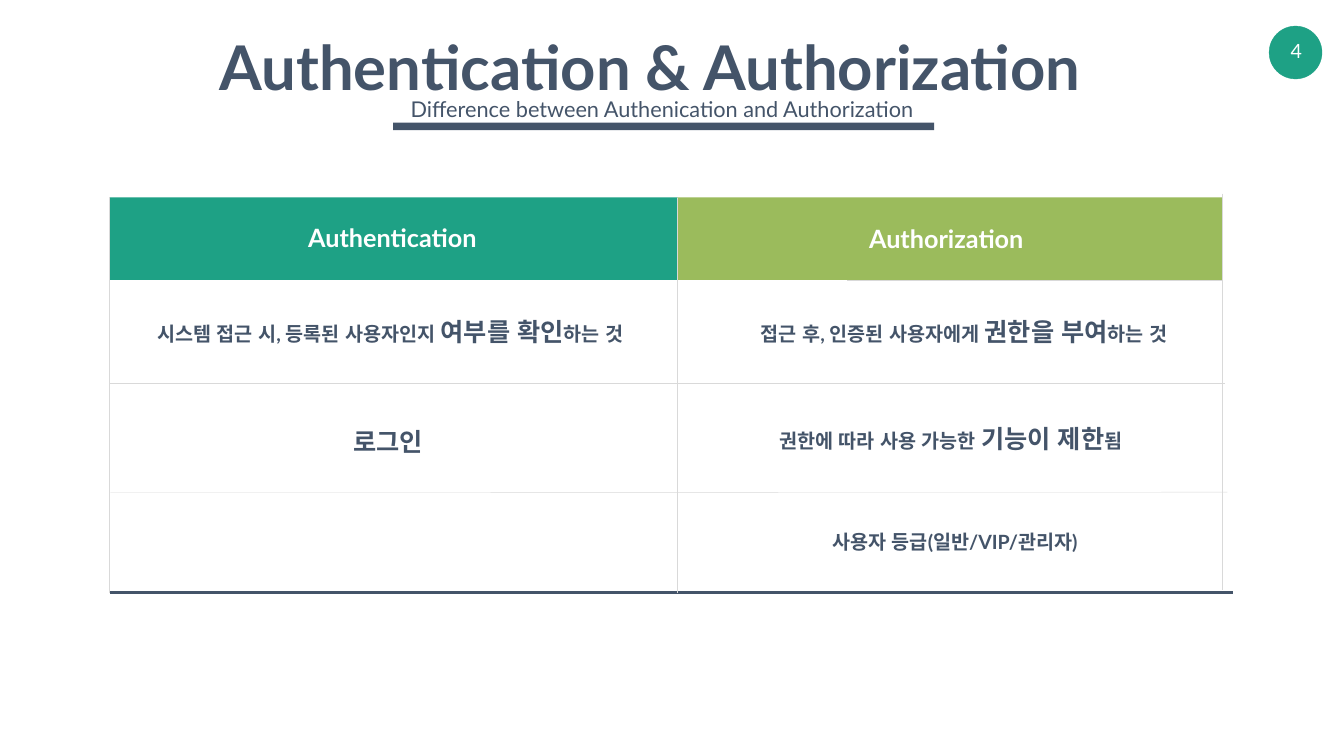
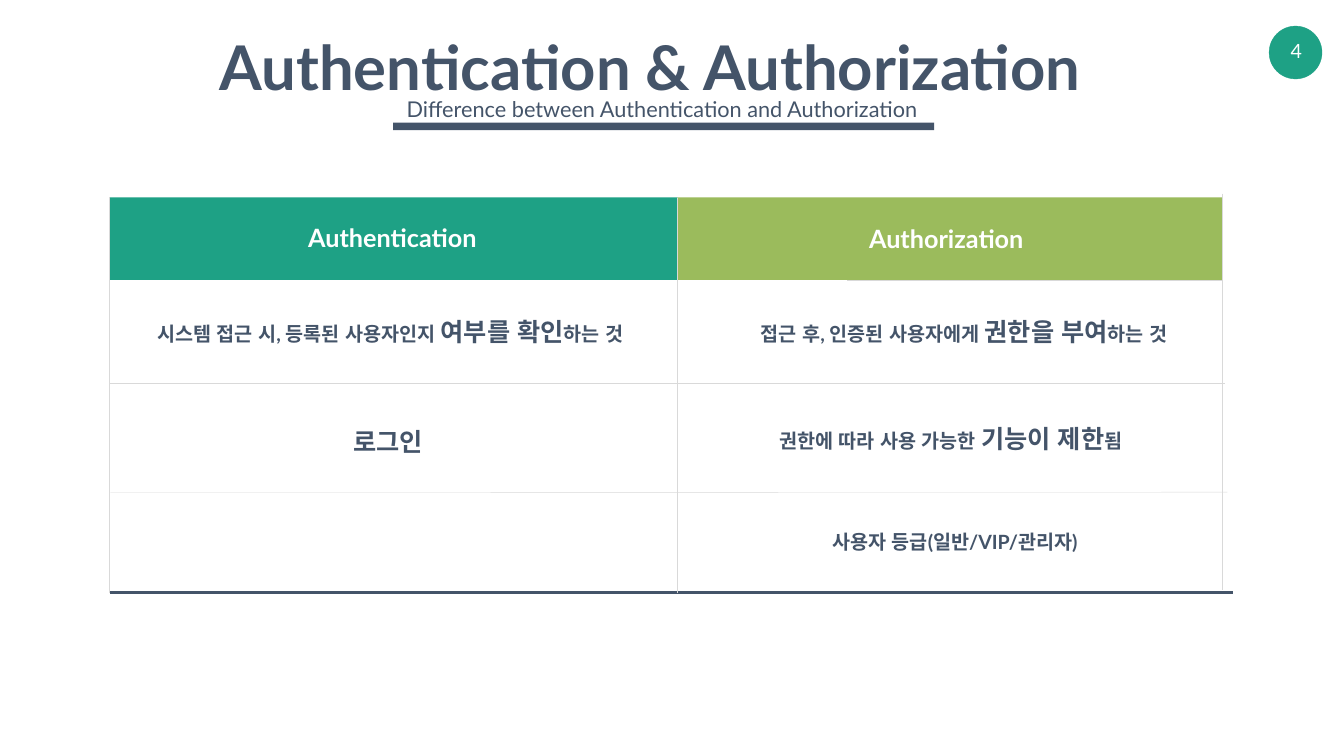
Before and after one commit to boostcamp2-gavas/reservation-system, a slide deck: slide 4 of docs/Spring Security_각자바스_발표자료.pptx. Drawn at 1344x756 pixels with LibreOffice and Linux fonts; fonts in the diff are those of the drawing. Boxes give left, top, right and bottom in pixels: in the first picture for what was removed or moved away, otherwise in the second. Text is boxed around its words. In the diff, an @@ line names an element or a change of style, - is before the commit and + after.

Commit message:
fix ppt

```diff
--- a/docs/Spring Security_각자바스_발표자료.pptx
+++ b/docs/Spring Security_각자바스_발표자료.pptx
@@ text at (x1=407, y1=101, x2=917, y2=117): text changed @@
-Difference between Authenication and Authorization
+Difference between Authentication and Authorization
```
Also in this commit, not shown: 2 other slides changed.
